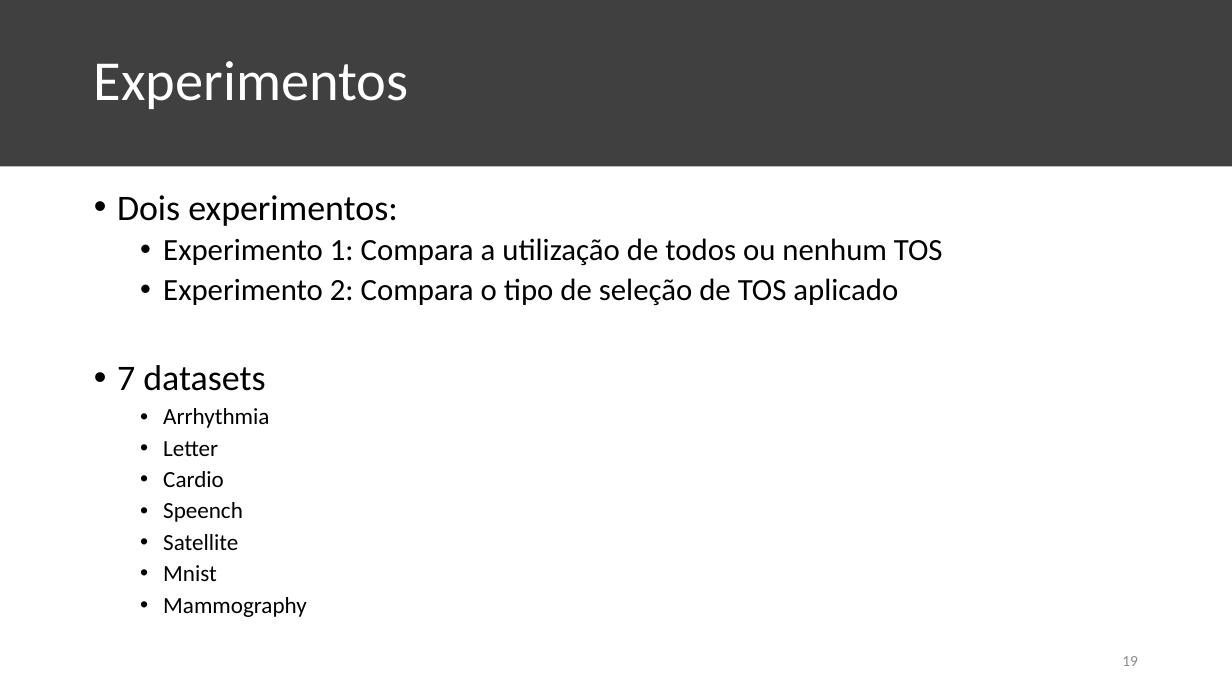
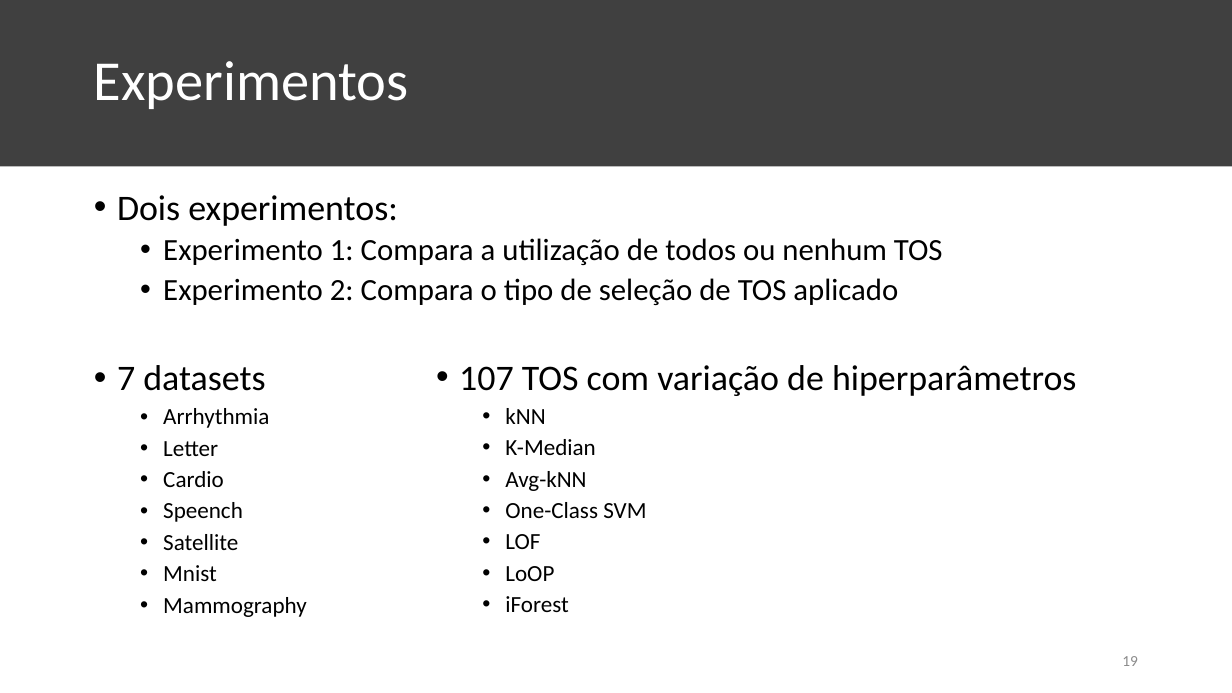
Before and after one commit to KaioAlex/DigitalSecurity, a slide deck: slide 19 of XGBOD-Seminar/XGBOD Seminar.pptx. Drawn at 1232x693 pixels with LibreOffice and Linux fonts; fonts in the diff are those of the drawing. Boxes give left, top, right and bottom in pixels: in the first picture for what was removed or moved away, otherwise in the second. Text is boxed around its words. In the diff, an @@ line names an element or a change of style, - is before the commit and + after.

```diff
--- a/XGBOD-Seminar/XGBOD Seminar.pptx
+++ b/XGBOD-Seminar/XGBOD Seminar.pptx
@@ text added at (x1=459, y1=365, x2=1077, y2=612), 18 pt, text #000000 @@
+• 107 TOS com variação de hiperparâmetros
+  • kNN
+  • K-Median
+  • Avg-kNN
+  • One-Class SVM
+  • LOF
+  • LoOP
+  • iForest
```
Also in this commit, not shown: 9 other slides changed, 1 slide added, 1 slide removed.
